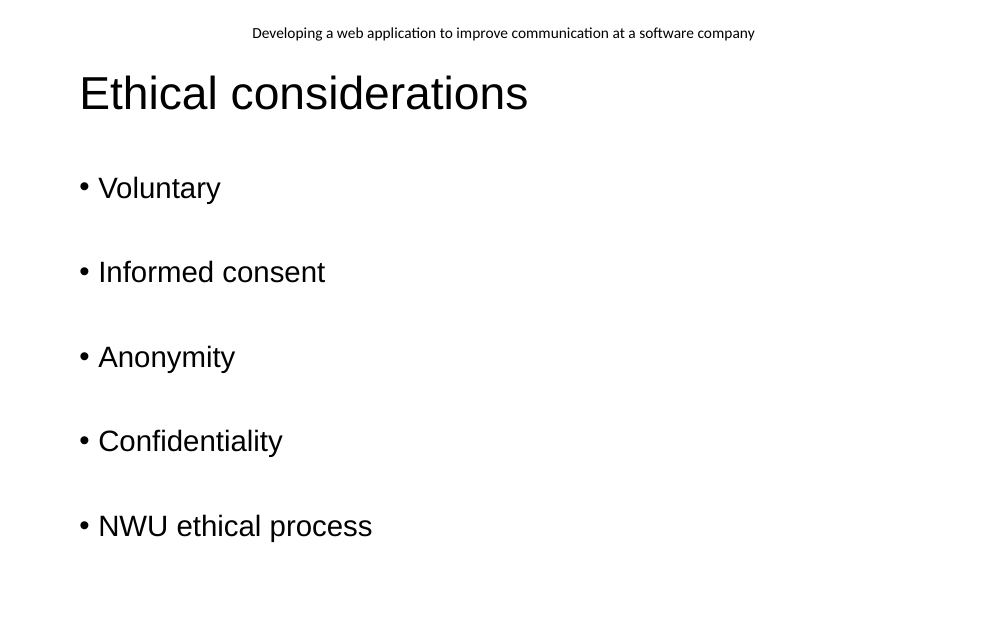
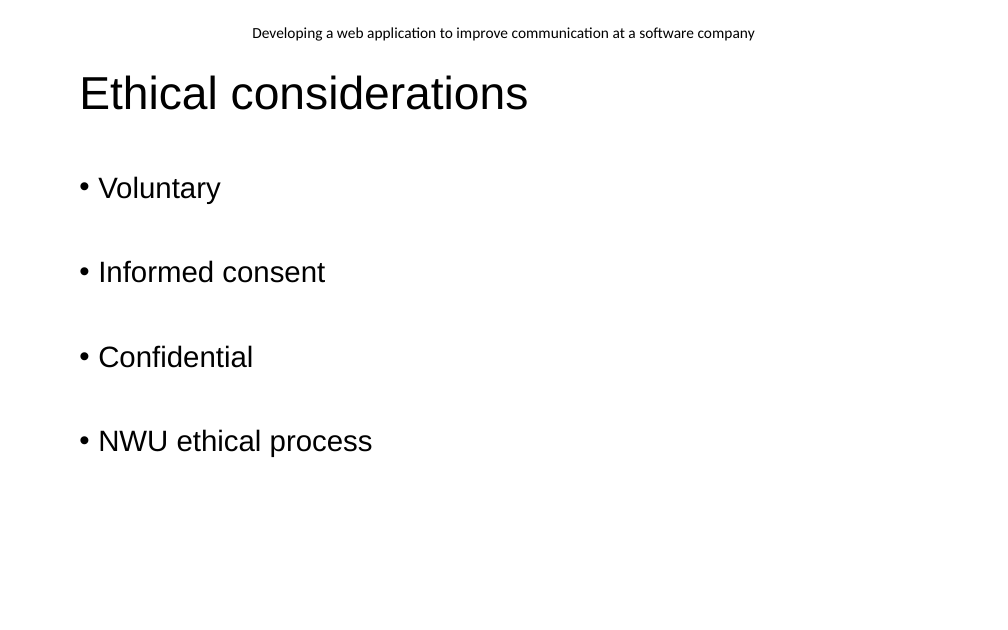
Before and after one commit to EnricoDreyer/Honors2021, a slide deck: slide 9 of Z ITRI 671 Research/Presentation/ITRI671_Presentation.pptx. Drawn at 1008x630 pixels with LibreOffice and Linux fonts; fonts in the diff are those of the drawing; background and template pictures are left out. Boxes give left, top, right and bottom in pixels: in the first picture for what was removed or moved away, otherwise in the second. Text is boxed around its words. In the diff, an @@ line names an element or a change of style, - is before the commit and + after.

```diff
--- a/Z ITRI 671 Research/Presentation/ITRI671_Presentation.pptx
+++ b/Z ITRI 671 Research/Presentation/ITRI671_Presentation.pptx
@@ text at <box>98,345,253,368</box>: text changed @@
-• Anonymity
-• Confidentiality
+• Confidential
```
Also in this commit, not shown: 9 other slides changed, 4 slides added, 1 slide removed, 13 other files.
